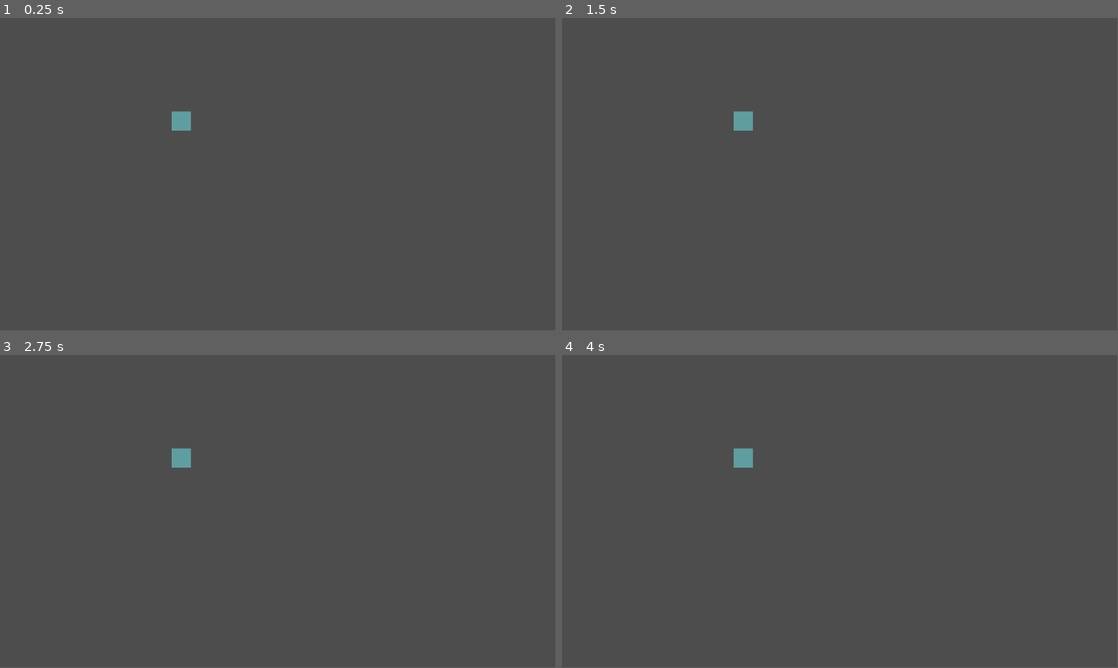
Above: before the commit, frames 1-4 (two rows, left to right).
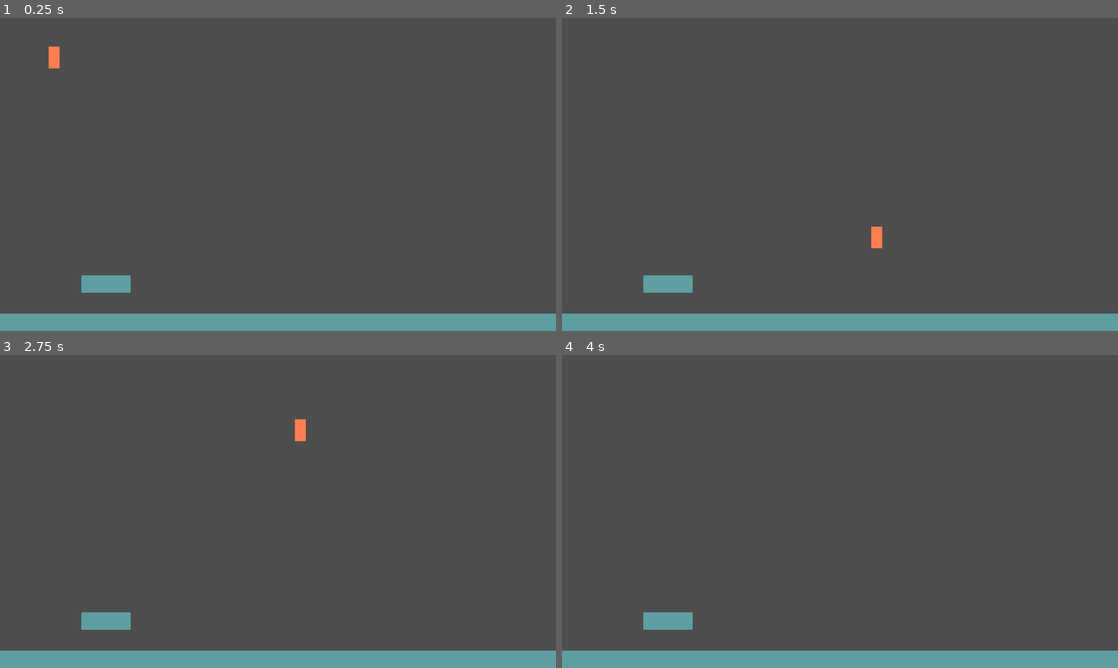
Above: after the commit, the same moments.

Repository: Kotuon/block_recoil
Game: Godot game, scene res://levels/sandbox.tscn
Same seed, same stepped clock (60 frames per second), same inputs: the game is played once before the commit and once after it.
Inputs:
- Up to frame 1 (0.25 s): no input
- Up to frame 2 (1.5 s): hold D (walk_right, bound only after the commit) from 0.53 s (still down); tap Space (jump, bound only after the commit) at 0.6, 0.77, 1.07, 1.35 s
- Up to frame 3 (2.75 s): tap Space (jump, bound only after the commit) at 1.52, 1.82, 2.1 s; release D (walk_right, bound only after the commit) at 2.03 s; hold A (walk_left, bound only after the commit) from 2.03 s (still down)
- Up to frame 4 (4 s): release A (walk_left, bound only after the commit) at 2.78 s; hold D (walk_right, bound only after the commit) from 2.78 s (still down); tap Space (jump, bound only after the commit) at 2.85, 3.02, 3.32, 3.6, 3.77 s
In our replay, the window is 799x449 before the commit and 800x450 after it. These sizes can differ from the game's own. Grey fills any space a smaller window leaves; there, only what the larger window draws over its background counts as a difference.

The runs differ from the first frame. In frame 1, 6.3% of the frame differs, in the area x 0-100%, y 0-100%; in frame 2, 6.3%; in frame 3, 6.3%; in frame 4, 6.2%.

Commit message:
Implemented basic player controller and added coyote time and jump memory.

Diff:
--- /dev/null
+++ b/characters/player.gd
@@ -0,0 +1,78 @@
+extends CharacterBody2D
+class_name Player
+
+var modifier : float = 100.0
+
+var gravity : float = 10.0
+var walk_speed : float = 400.0
+
+## Jump ##
+# Jump memory
+var jump_memory_timer := Timer.new()
+var jump_memory_time : float = 0.1
+# Coyote time
+var coyote_timer := Timer.new()
+var coyote_time : float = 0.1
+var can_coyote_jump : bool = false
+# General
+var jump_speed : float = -5.0
+var has_jump_input : bool = false
+
+var friction : float = 0.1
+var accel : float = 0.25
+
+func _draw() -> void:
+    pass
+
+
+# Called when the node enters the scene tree for the first time.
+func _ready() -> void:
+    # Jump memory timer setup
+    add_child( jump_memory_timer )
+    jump_memory_timer.one_shot = true
+    jump_memory_timer.wait_time = jump_memory_time
+
+    var timeout_jump_memory = func():
+        has_jump_input = false
+    jump_memory_timer.connect( "timeout", timeout_jump_memory )
+
+    # Coyote timer setup
+    add_child( coyote_timer )
+    coyote_timer.one_shot = true
+    coyote_timer.wait_time = coyote_time
+
+    var timeout_coyote = func():
+        can_coyote_jump = false
+    coyote_timer.connect( "timeout", timeout_coyote )
+
+
+func _physics_process(_delta: float) -> void:
+    pass
+
+
+# Called every frame. 'delta' is the elapsed time since the previous frame.
+func _process(delta: float) -> void:
+    var inputDirection = Input.get_axis( "walk_left", "walk_right" )
+    velocity.y += gravity * delta * modifier
+
+    if inputDirection != 0:
+        var walkAmount = inputDirection * walk_speed * delta * modifier
+        velocity.x = lerp( velocity.x, walkAmount , accel )
+    else:
+        velocity.x = lerp( velocity.x, 0.0, friction )
+
+    var last_collision_result = is_on_floor()
+    var collision_result = move_and_slide()
+
+    if !collision_result && last_collision_result:
+        can_coyote_jump = true
+
+    if Input.is_action_just_pressed( "jump" ):
+        has_jump_input = true
+        if !is_on_floor():
+            jump_memory_timer.start()
+
+
+    if (is_on_floor() || can_coyote_jump) && has_jump_input:
+        has_jump_input = false
+        velocity.y = jump_speed * modifier
--- /dev/null
+++ b/characters/player.tscn
@@ -0,0 +1,28 @@
+[gd_scene load_steps=6 format=3 uid="uid://co80gk8vy0sbu"]
+
+[ext_resource type="Script" path="res://characters/player.gd" id="1_281eu"]
+
+[sub_resource type="QuadMesh" id="QuadMesh_jit7h"]
+
+[sub_resource type="Gradient" id="Gradient_63rk5"]
+offsets = PackedFloat32Array(0.994012)
+colors = PackedColorArray(1, 0.498039, 0.313726, 1)
+
+[sub_resource type="GradientTexture1D" id="GradientTexture1D_828f7"]
+gradient = SubResource("Gradient_63rk5")
+
+[sub_resource type="RectangleShape2D" id="RectangleShape2D_y51ym"]
+size = Vector2(25, 50)
+
+[node name="Player" type="CharacterBody2D"]
+floor_constant_speed = true
+script = ExtResource("1_281eu")
+
+[node name="MeshInstance2D" type="MeshInstance2D" parent="."]
+scale = Vector2(25, 50)
+mesh = SubResource("QuadMesh_jit7h")
+texture = SubResource("GradientTexture1D_828f7")
+
+[node name="CollisionShape2D" type="CollisionShape2D" parent="."]
+shape = SubResource("RectangleShape2D_y51ym")
+debug_color = Color(0, 0.6, 0.701961, 0.419608)
--- a/levels/sandbox.tscn
+++ b/levels/sandbox.tscn
@@ -1,7 +1,17 @@
-[gd_scene load_steps=2 format=3 uid="uid://dpmriigh30oo5"]
+[gd_scene load_steps=3 format=3 uid="uid://dpmriigh30oo5"]
 
+[ext_resource type="PackedScene" uid="uid://co80gk8vy0sbu" path="res://characters/player.tscn" id="1_73sk7"]
 [ext_resource type="PackedScene" uid="uid://dcswfxq1gsnai" path="res://terrain/floor.tscn" id="1_lrf1o"]
 
 [node name="Sandbox" type="Node2D"]
 
+[node name="Player" parent="." instance=ExtResource("1_73sk7")]
+position = Vector2(125, 58)
+
 [node name="Floor" parent="." instance=ExtResource("1_lrf1o")]
+position = Vector2(-1, 680)
+scale = Vector2(32.04, 1)
+
+[node name="Floor2" parent="." instance=ExtResource("1_lrf1o")]
+position = Vector2(187, 592)
+scale = Vector2(2.84, 1)
--- a/project.godot
+++ b/project.godot
@@ -14,3 +14,27 @@
 run/main_scene="res://levels/sandbox.tscn"
 config/features=PackedStringArray("4.1", "Forward Plus")
 config/icon="res://icon.svg"
+
+[display]
+
+window/size/viewport_width=1280
+window/size/viewport_height=720
+window/size/resizable=false
+
+[input]
+
+walk_left={
+"deadzone": 0.5,
+"events": [Object(InputEventKey,"resource_local_to_scene":false,"resource_name":"","device":-1,"window_id":0,"alt_pressed":false,"shift_pressed":false,"ctrl_pressed":false,"meta_pressed":false,"pressed":false,"keycode":0,"physical_keycode":65,"key_label":0,"unicode":97,"echo":false,"script":null)
+]
+}
+walk_right={
+"deadzone": 0.5,
+"events": [Object(InputEventKey,"resource_local_to_scene":false,"resource_name":"","device":-1,"window_id":0,"alt_pressed":false,"shift_pressed":false,"ctrl_pressed":false,"meta_pressed":false,"pressed":false,"keycode":0,"physical_keycode":68,"key_label":0,"unicode":100,"echo":false,"script":null)
+]
+}
+jump={
+"deadzone": 0.5,
+"events": [Object(InputEventKey,"resource_local_to_scene":false,"resource_name":"","device":-1,"window_id":0,"alt_pressed":false,"shift_pressed":false,"ctrl_pressed":false,"meta_pressed":false,"pressed":false,"keycode":0,"physical_keycode":32,"key_label":0,"unicode":32,"echo":false,"script":null)
+]
+}
--- a/terrain/floor.tscn
+++ b/terrain/floor.tscn
@@ -1,9 +1,27 @@
-[gd_scene format=3 uid="uid://dcswfxq1gsnai"]
+[gd_scene load_steps=5 format=3 uid="uid://dcswfxq1gsnai"]
+
+[sub_resource type="QuadMesh" id="QuadMesh_8ol4k"]
+
+[sub_resource type="Gradient" id="Gradient_16y56"]
+offsets = PackedFloat32Array(1)
+colors = PackedColorArray(0.372549, 0.619608, 0.627451, 1)
+
+[sub_resource type="GradientTexture1D" id="GradientTexture1D_aqyfg"]
+gradient = SubResource("Gradient_16y56")
+
+[sub_resource type="RectangleShape2D" id="RectangleShape2D_vl13i"]
+size = Vector2(40, 40)
 
 [node name="Floor" type="Node2D"]
-position = Vector2(356, 194)
 
-[node name="ColorRect" type="ColorRect" parent="."]
-offset_right = 40.0
-offset_bottom = 40.0
-color = Color(0.372549, 0.619608, 0.627451, 1)
+[node name="MeshInstance2D" type="MeshInstance2D" parent="."]
+position = Vector2(20, 20)
+scale = Vector2(40, 40)
+mesh = SubResource("QuadMesh_8ol4k")
+texture = SubResource("GradientTexture1D_aqyfg")
+
+[node name="StaticBody2D" type="StaticBody2D" parent="."]
+position = Vector2(20, 20)
+
+[node name="CollisionShape2D" type="CollisionShape2D" parent="StaticBody2D"]
+shape = SubResource("RectangleShape2D_vl13i")
